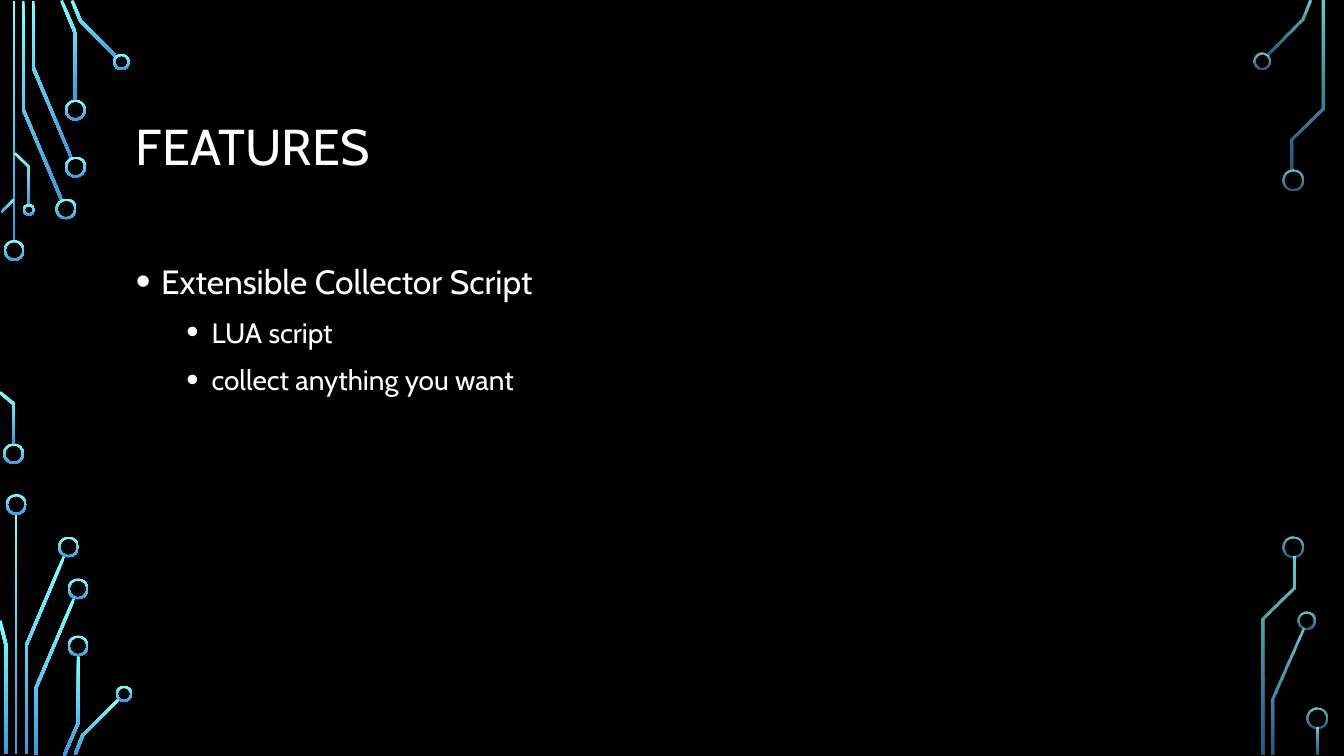
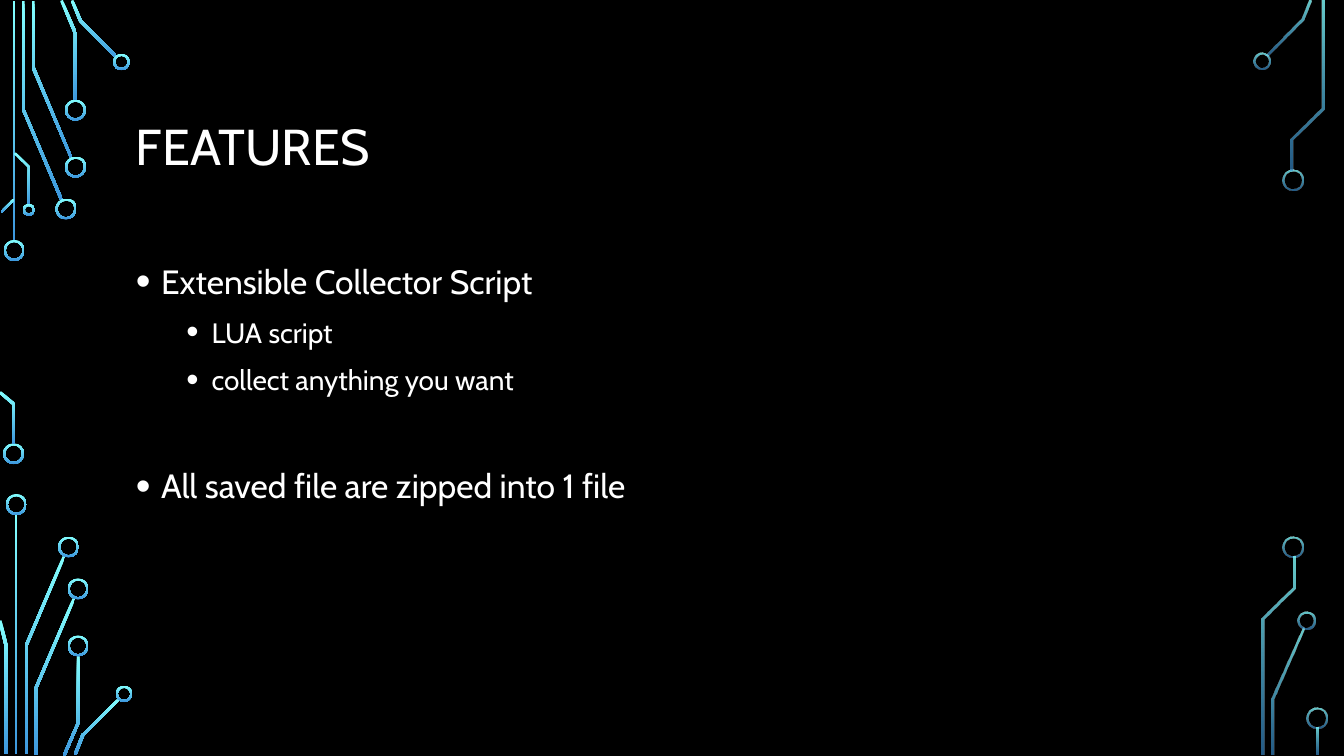
Before and after one commit to smokingpc/ddt, a slide deck: slide 7 of doc/Overview.pptx (slide 5 before the commit). Drawn at 1344x756 pixels with LibreOffice and Linux fonts; fonts in the diff are those of the drawing; background and template pictures are left out. Boxes give left, top, right and bottom in pixels: in the first picture for what was removed or moved away, otherwise in the second. Text is boxed around its words. In the diff, an @@ line names an element or a change of style, - is before the commit and + after.

```diff
--- a/doc/Overview.pptx
+++ b/doc/Overview.pptx
@@ text at bbox=[161, 472, 625, 506]: paragraph added @@
+• All saved file are zipped into 1 file
```
Also in this commit, not shown: 1 other slide changed, 6 slides added, 5 slides removed, 2 other files.
